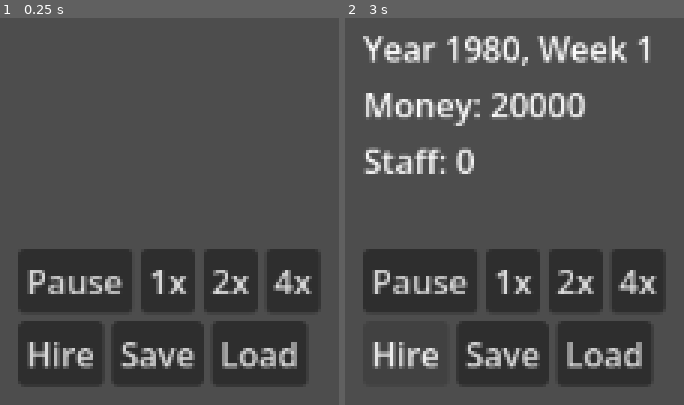
Above: before the commit, frames 1-2 (left to right).
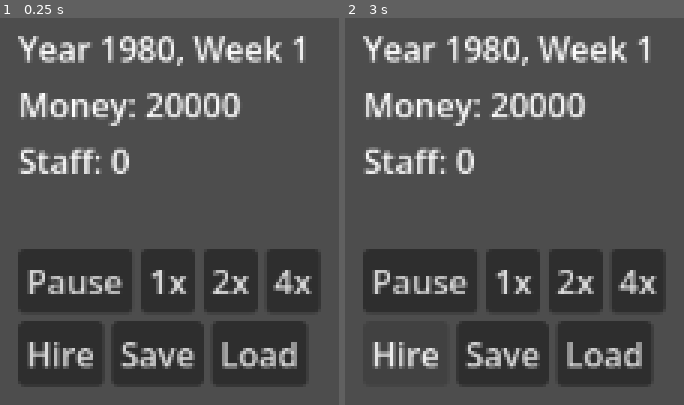
Above: after the commit, the same moments.

Repository: taehero/game-dev
Game: Godot game, scene res://src/ui/main.tscn
The game is run twice, just before and just after one commit, with the same random seed, the same clock (stepped at 60 frames per second) and the same inputs.
Inputs:
- Up to frame 1 (0.25 s): no input
- Up to frame 2 (3 s): click "1x" at 0.5 s; click "2x" at 1.25 s; click "4x" at 2 s; click "Hire" at 2.75 s

The runs differ from the first frame. In frame 1, 6.6% of the frame differs, in the area x 5-90%, y 4-41%; in frame 2, nothing differs.

Commit message:
fix(ui): translate speed labels and fill HUD at launch
Co-Authored-By: Claude Sonnet 5.5 <noreply@anthropic.com>
Claude-Session: https://claude.ai/code/session_01QkPsYJvzy78q1MSpcH3Lqu

Diff:
--- a/locale/strings.csv
+++ b/locale/strings.csv
@@ -2,6 +2,7 @@
 ui.hud.date,"Year {year}, Week {week}","ปี {year} สัปดาห์ที่ {week}"
 ui.hud.money,"Money: {money}","เงิน: {money}"
 ui.hud.staff,"Staff: {count}","พนักงาน: {count}"
+ui.hud.speed,{speed}x,{speed}x
 ui.hud.pause,Pause,หยุด
 ui.hud.hire,Hire,จ้างคน
 ui.hud.save,Save,บันทึก
--- a/src/ui/debug_hud.gd
+++ b/src/ui/debug_hud.gd
@@ -16,9 +16,9 @@
 
 func _ready() -> void:
 	%Pause.text = tr("ui.hud.pause")
-	%Speed1x.text = "1x"
-	%Speed2x.text = "2x"
-	%Speed4x.text = "4x"
+	%Speed1x.text = tr("ui.hud.speed").format({"speed": 1})
+	%Speed2x.text = tr("ui.hud.speed").format({"speed": 2})
+	%Speed4x.text = tr("ui.hud.speed").format({"speed": 4})
 	%Hire.text = tr("ui.hud.hire")
 	%Save.text = tr("ui.hud.save")
 	%Load.text = tr("ui.hud.load")
--- a/src/ui/main.gd
+++ b/src/ui/main.gd
@@ -1,5 +1,5 @@
 extends Control
 
 
-func _ready() -> void:
+func _enter_tree() -> void:
 	GameRunner.start_new_game(int(Time.get_unix_time_from_system()), tr("ui.default_studio_name"))
--- a/tests/unit/test_debug_hud.gd
+++ b/tests/unit/test_debug_hud.gd
@@ -1,14 +1,18 @@
 extends GutTest
 
 var _saved_dir: String
+var _saved_locale: String
 
 func before_each() -> void:
 	_saved_dir = GameRunner.save_dir
 	GameRunner.save_dir = "user://test_hud_saves"
+	_saved_locale = TranslationServer.get_locale()
+	TranslationServer.set_locale("en")
 
 func after_each() -> void:
 	GameRunner.save_dir = _saved_dir
 	GameRunner.session = null
+	TranslationServer.set_locale(_saved_locale)
 
 func _make_hud() -> Control:
 	return add_child_autofree(load("res://src/ui/debug_hud.tscn").instantiate())
@@ -48,3 +52,15 @@
 	var hud: Control = _make_hud()
 	hud.get_node("%Load").pressed.emit()
 	assert_ne(hud.get_node("%MessageLabel").text, "")
+
+func test_speed_button_text_is_translated() -> void:
+	GameRunner.start_new_game(1, "T")
+	var hud: Control = _make_hud()
+	assert_eq(hud.get_node("%Speed2x").text, tr("ui.hud.speed").format({"speed": 2}))
+
+func test_main_scene_fills_labels_at_launch() -> void:
+	var main: Control = add_child_autofree(load("res://src/ui/main.tscn").instantiate())
+	var label: Label = main.get_node("DebugHud/Box/DateLabel")
+	var st: GameState = GameRunner.session.state
+	assert_ne(label.text, "")
+	assert_eq(label.text, StateQueries.date_text(st, GameRunner.session.tuning))
